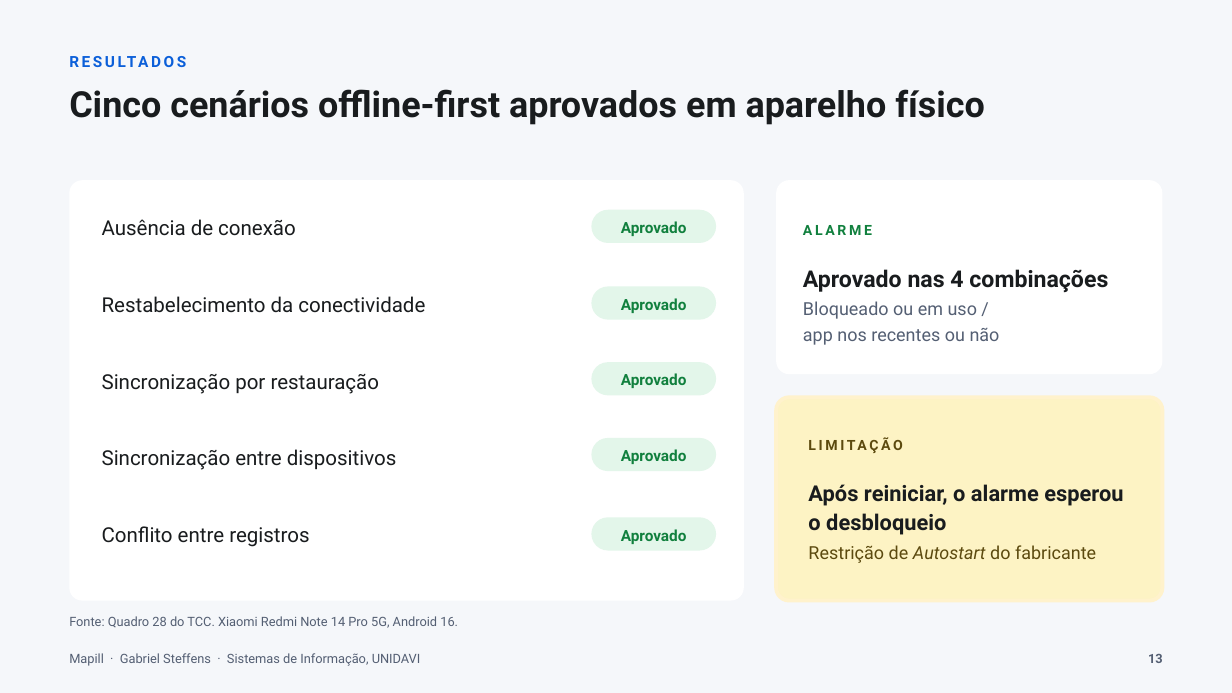
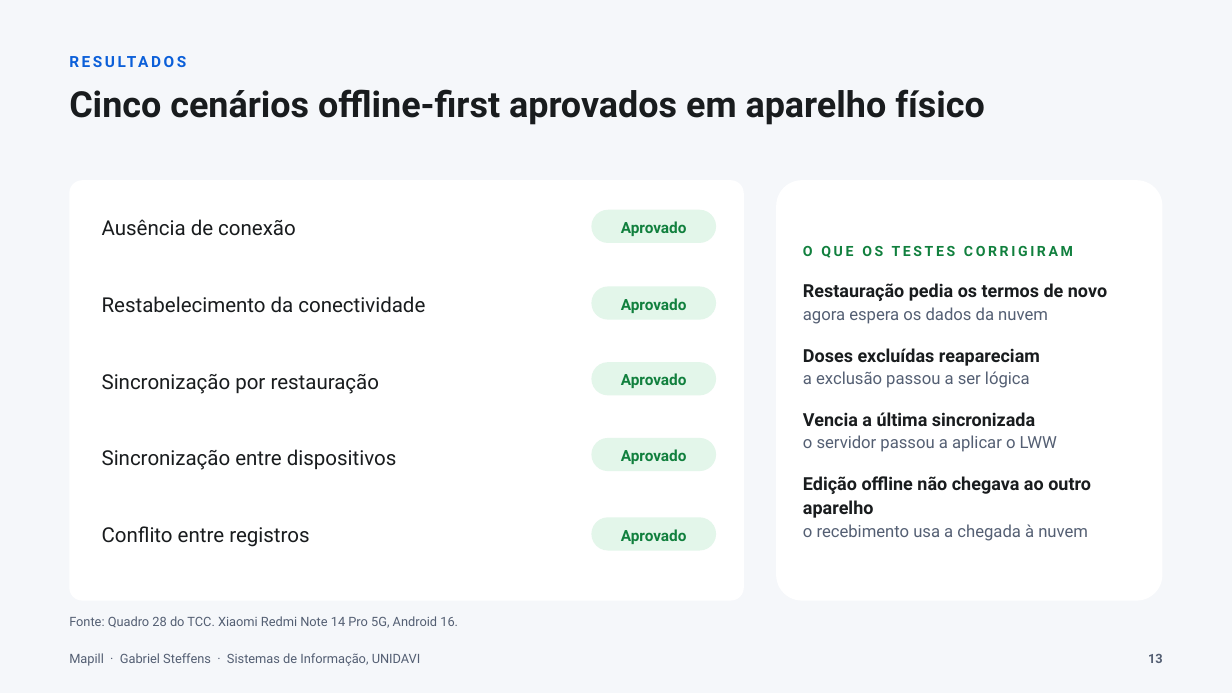
Before and after one commit to gabste8831/Mapill-Health-App, a slide deck: slide 13 of docs/tcc/apresentacao-mapill.pptx. Drawn at 1232x693 pixels with LibreOffice and Linux fonts; fonts in the diff are those of the drawing. Boxes give left, top, right and bottom in pixels: in the first picture for what was removed or moved away, otherwise in the second. Text is boxed around its words. In the diff, an @@ line names an element or a change of style, - is before the commit and + after.

Commit message:
docs(tcc): resultados separados em offline-first e alarme, Martin citado na arquitetura

```diff
--- a/docs/tcc/apresentacao-mapill.pptx
+++ b/docs/tcc/apresentacao-mapill.pptx
@@ rounded rectangle: place and size @@
-rounded rectangle at (776,180,1163,374)
+rounded rectangle at (776,180,1163,601)
@@ text at (803,246,1107,541): text changed; text colour #545F73 to #191C1E; bold on @@
-ALARME
-Aprovado nas 4 combinações
-Bloqueado ou em uso /
-app nos recentes ou não
+O QUE OS TESTES CORRIGIRAM
+Restauração pedia os termos de novo
+agora espera os dados da nuvem
+Doses excluídas reapareciam
+a exclusão passou a ser lógica
+Vencia a última sincronizada
+o servidor passou a aplicar o LWW
+Edição offline não chegava ao outro aparelho
+o recebimento usa a chegada à nuvem
@@ rounded rectangle removed at (776,397,1163,601) @@
@@ text removed at (808,484,1123,563) @@
-LIMITAÇÃO
-Após reiniciar, o alarme esperou o desbloqueio
-Restrição de Autostart do fabricante
```
Also in this commit, not shown: 4 other slides changed, 1 slide added.
